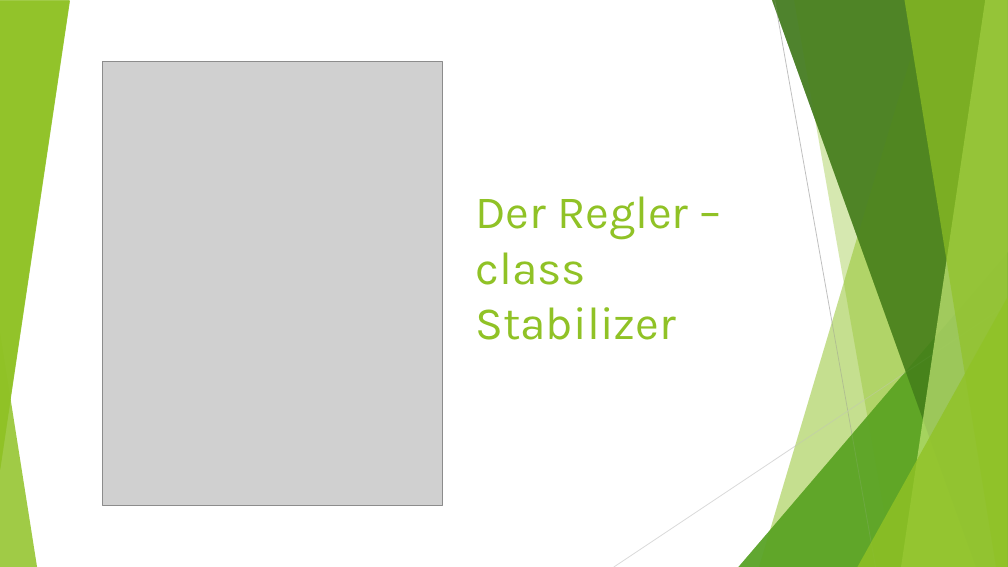
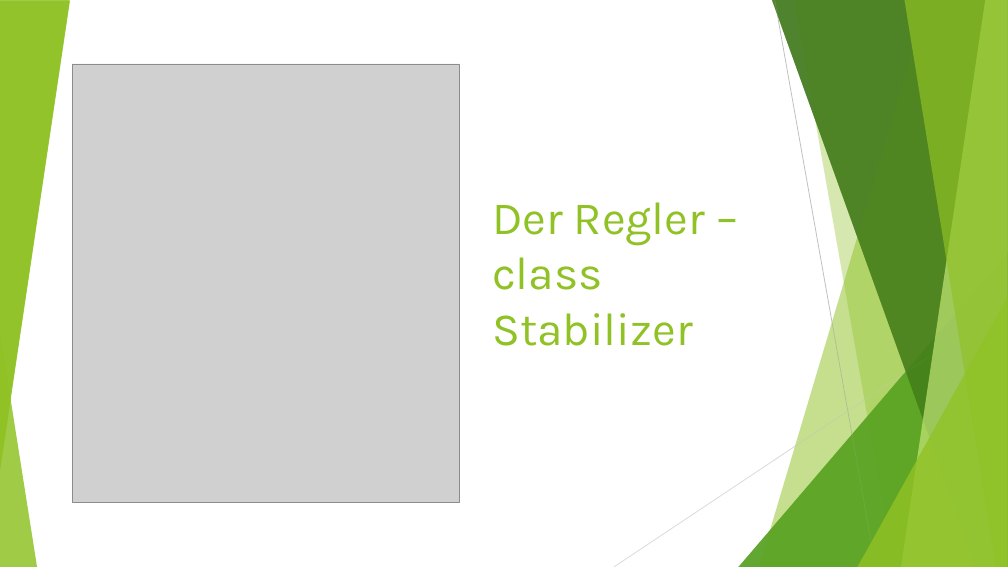
Before and after one commit to ArborLovis/BalanceControl, a slide deck: slide 6 of OSD_BallControl.pptx (slide 5 before the commit). Drawn at 1008x567 pixels with LibreOffice and Linux fonts; fonts in the diff are those of the drawing; grey boxes stand for pictures. Boxes give left, top, right and bottom in pixels: in the first picture for what was removed or moved away, otherwise in the second. Text is boxed around its words. In the diff, an @@ line names an element or a change of style, - is before the commit and + after.

```diff
--- a/OSD_BallControl.pptx
+++ b/OSD_BallControl.pptx
@@ picture: place and size @@
-picture at bbox=[103, 61, 442, 506]
+picture at bbox=[73, 64, 459, 503]
@@ title "Der Regler – class Stabilizer": place and size @@
-title "Der Regler – class Stabilizer" at bbox=[475, 196, 688, 340]
+title "Der Regler – class Stabilizer" at bbox=[492, 202, 705, 346]
```
Also in this commit, not shown: 5 other slides changed, 2 slides added, 1 slide removed, 3 other files.
